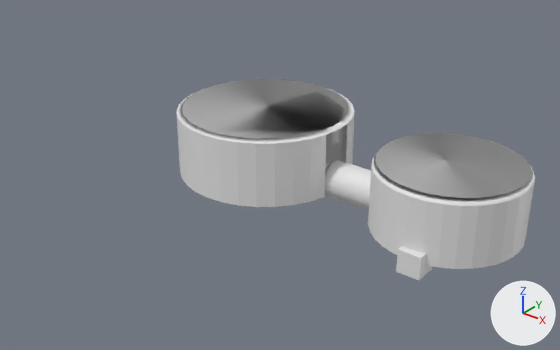
The FBX model Assets/Modelos/escenario_nuevo_ya.fbx as it was, and as the next commit left it.
The view is the same before and after, from a 50 mm camera at (26.1, -31.4, 17.8) aimed at (1.3, -0.3, -1.5). The lights are fixed; the arrows at lower right show +X, +Y and +Z. Where no turn or scale is listed for an object, it has been applied to the vertices. Vertices at the same position are counted once.

In view in the first picture: 'Cilindro', 'Cilindro.002', 'Cilindro.006', 'Cilindro.007', 'Cubo'.
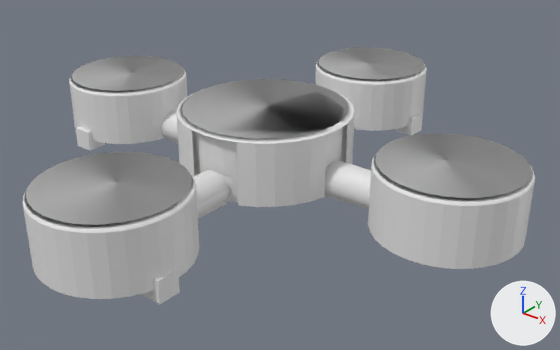
Edits to the bpy script that builds the scene:
```text
Change me_cilindro:
    used by ob_cilindro; location = (0.0, 0.0, 0.0)
    remove me_cilindro.from_pydata(...)  # 940 vertices, 882 faces; spans x -4.96..4.96, y -4.96..4.96, z -1.51..2.29
    add me_cilindro.from_pydata(...)  # 1160 vertices, 1030 faces; spans x -4.96..4.96, y -4.96..4.97, z -1.51..2.29
    me_cilindro part 1: 88 vertices moved from x -4.66..0.91, y -4.66..4.66, z -1.49..-0.12 to x -4.59..1.34, y -4.61..4.6, z -1.49..-0.12; 29 vertices removed from x -4.96..0.97, y -4.96..4.96, z -1.49..0.04; 249 vertices added at x -4.95..1.34, y -4.84..4.97, z -1.49..0.22
Add me_cilindro_004:
    me_cilindro_004.from_pydata(...)  # 104 vertices, 104 faces; spans x 1.21..4.65, y 1.93..3.98, z -0.81..0.95
Add me_cilindro_001_1:
    me_cilindro_001_1.from_pydata(...)  # 815 vertices, 766 faces; spans x -3.99..3.69, y -4.1..3.57, z -0.64..2.89
Add me_cubo_004:
    me_cubo_004.from_pydata([(0.596, -0.609, -0.603), (0.596, -0.609, 0.603), (-0.609, -0.596, -0.603), (-0.609, -0.596, 0.603), (0.609, 0.596, -0.603), (0.609, 0.596, 0.603), (-0.596, 0.609, -0.603), (-0.596, 0.609, 0.603)], [], [(0, 1, 3, 2), (2, 3, 7, 6), (6, 7, 5, 4), (4, 5, 1, 0), (2, 6, 4, 0), (7, 3, 1, 5)])
Add me_cilindro_003:
    me_cilindro_003.from_pydata(...)  # 104 vertices, 104 faces; spans x -4.03..-1.97, y 1.35..4.88, z -0.84..0.99
Add me_cilindro_005:
    me_cilindro_005.from_pydata(...)  # 815 vertices, 766 faces; spans x -3.96..3.44, y -3.56..3.84, z -0.62..2.79
Add me_cilindro_008:
    me_cilindro_008.from_pydata(...)  # 815 vertices, 766 faces; spans x -3.53..3.82, y -3.42..3.93, z -0.62..2.77
Remove ob_cilindro_007:
    ob_cilindro_007 = bpy.data.objects.new('Cilindro.007', me_cilindro_001)
    ob_cilindro_007.location = (0.0, 0.0, 0.0)
Change ob_cubo:
    ob_cubo.location: (11.84, -3.51, -1.44) -> (-11.49, -3.51, -1.44)
Add ob_cilindro_004:
    ob_cilindro_004 = bpy.data.objects.new('Cilindro.004', me_cilindro_004)
    ob_cilindro_004.location = (-9.28, -2.94, -0.8)
Add ob_cilindro_001:
    ob_cilindro_001 = bpy.data.objects.new('Cilindro.001', me_cilindro_001_1)
    ob_cilindro_001.location = (0.74, -11.42, -0.78)
Add ob_cubo_004:
    ob_cubo_004 = bpy.data.objects.new('Cubo.004', me_cubo_004)
    ob_cubo_004.location = (3.97, -12.18, -1.44)
Add ob_cilindro_003:
    ob_cilindro_003 = bpy.data.objects.new('Cilindro.003', me_cilindro_003)
    ob_cilindro_003.location = (3.46, -9.55, -0.76)
Add ob_cubo_003:
    ob_cubo_003 = bpy.data.objects.new('Cubo.003', me_cubo_004.copy())
    ob_cubo_003.location = (3.03, 11.14, -1.44)
Add ob_cilindro_005:
    ob_cilindro_005 = bpy.data.objects.new('Cilindro.005', me_cilindro_005)
    ob_cilindro_005.location = (-11.05, -0.31, -0.82)
Add ob_cilindro_008:
    ob_cilindro_008 = bpy.data.objects.new('Cilindro.008', me_cilindro_008)
    ob_cilindro_008.location = (-0.42, 11.09, -0.81)
```

Location of each change, (x1, y1, x2, y2) in pixels of the pictures (560 x 350 px):
'Cilindro.001', added
    after: (22, 152, 199, 299)
'Cilindro.005', added
    after: (69, 56, 188, 144)
'Cilindro.008', added
    after: (315, 47, 427, 131)
'Cubo', moved
    before: (396, 246, 432, 280)
    after: (76, 127, 105, 150)
'Cilindro.003', added
    after: (193, 170, 227, 218)
'Cubo.004', added
    after: (141, 268, 180, 304)
'Cilindro.004', added
    after: (161, 110, 178, 143)
'Cubo.003', added
    after: (396, 112, 423, 135)
'Cilindro.007', deleted
    before: (326, 124, 347, 161)
part 1 of me_cilindro, built on
    before: (192, 130, 238, 205)
    after: (197, 133, 238, 203)
